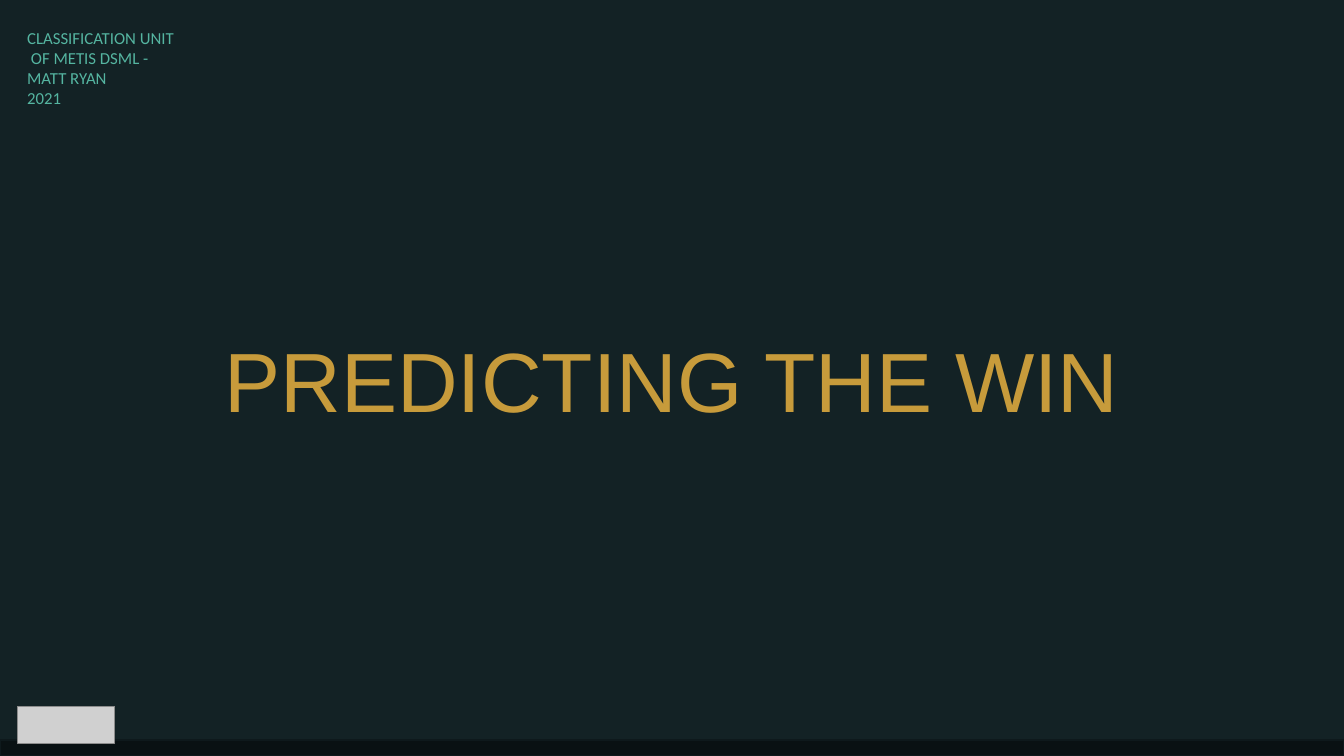
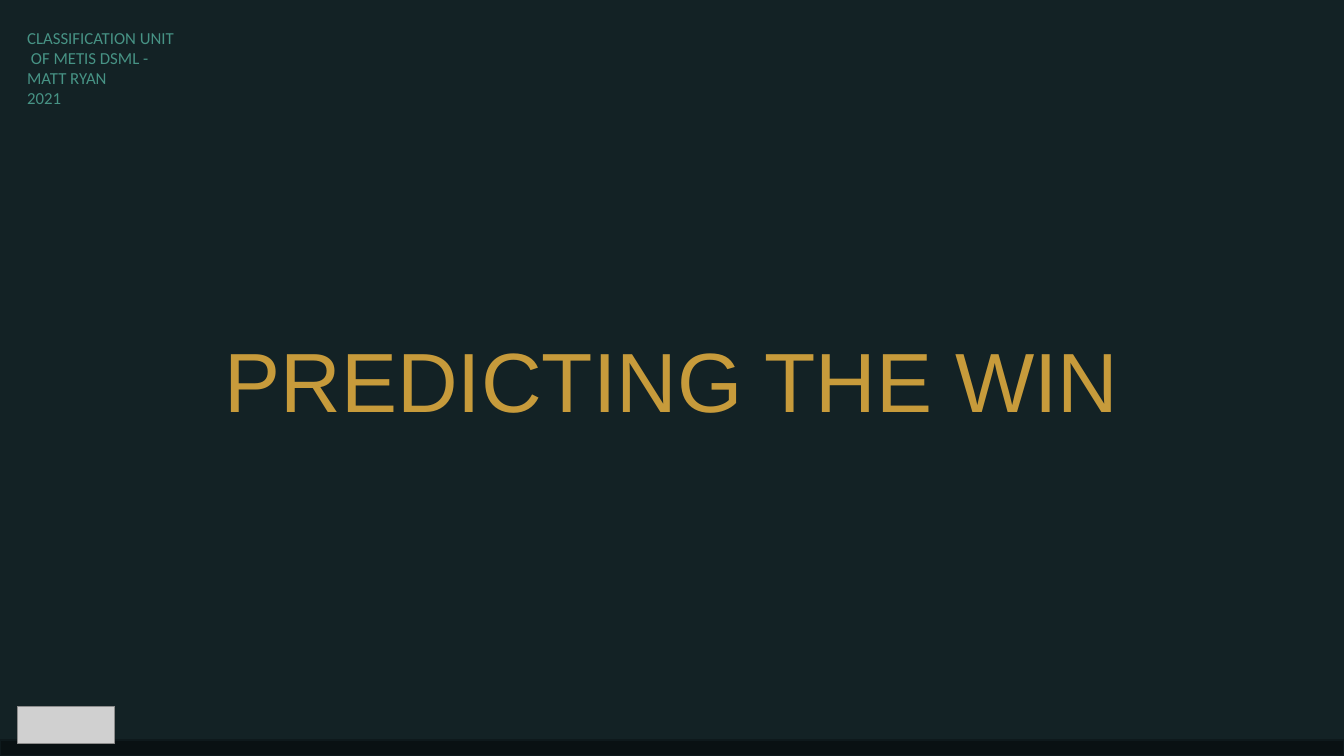
Before and after one commit to maneaterrbug/league_logistic_regression, a slide deck: slide 1 of deliverables/league_final.pptx. Drawn at 1344x756 pixels with LibreOffice and Linux fonts; fonts in the diff are those of the drawing; grey boxes stand for pictures. Boxes give left, top, right and bottom in pixels: in the first picture for what was removed or moved away, otherwise in the second. Text is boxed around its words. In the diff, an @@ line names an element or a change of style, - is before the commit and + after.

```diff
--- a/deliverables/league_final.pptx
+++ b/deliverables/league_final.pptx
@@ text "CLASSIFICATION UNIT" at (27,33,174,104): text colour #55B5A1 to #479385 @@
```
Also in this commit, not shown: 6 other slides changed.
